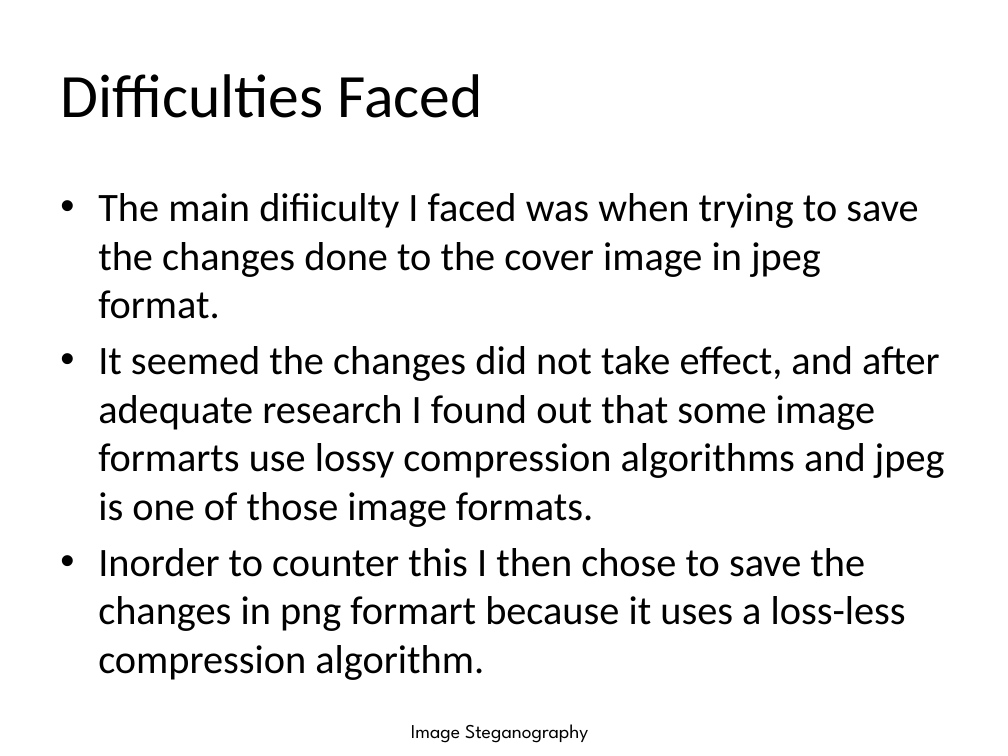
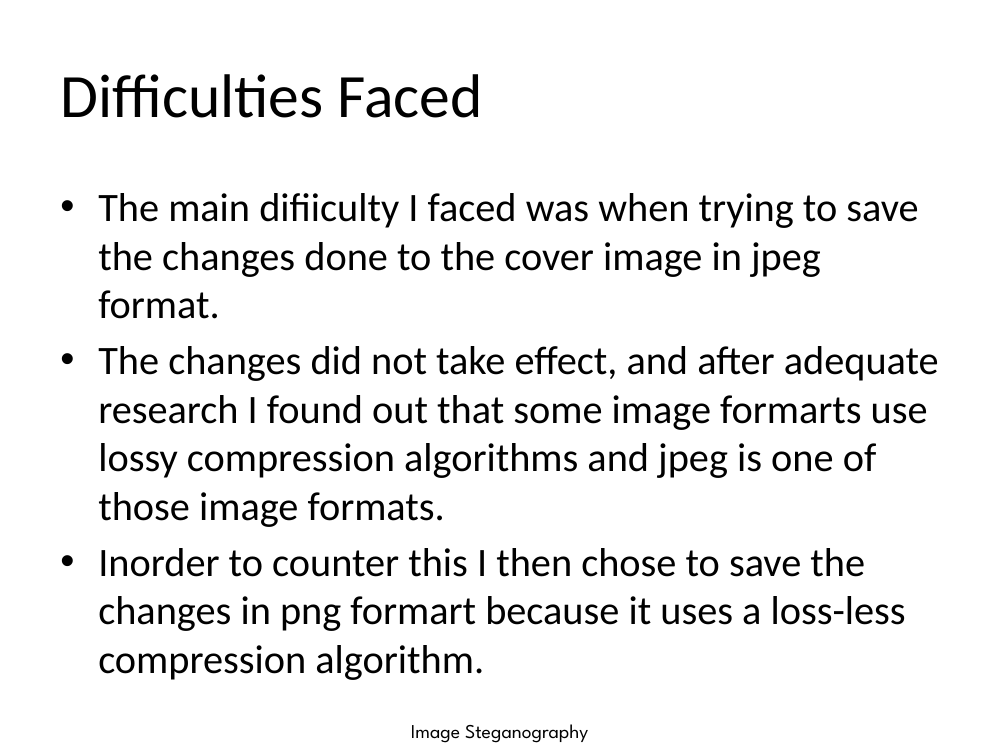
Before and after one commit to EmmanuelManeswa/Image-Steganography, a slide deck: slide 13 of docs/project 2/Project Presentation (154409 - Emmanuel Maneswa).pptx. Drawn at 1008x756 pixels with LibreOffice and Linux fonts; fonts in the diff are those of the drawing. Boxes give left, top, right and bottom in pixels: in the first picture for what was removed or moved away, otherwise in the second. Text is boxed around its words. In the diff, an @@ line names an element or a change of style, - is before the commit and + after.

```diff
--- a/docs/project 2/Project Presentation (154409 - Emmanuel Maneswa).pptx
+++ b/docs/project 2/Project Presentation (154409 - Emmanuel Maneswa).pptx
@@ text at box(98, 346, 939, 527): text changed @@
-• It seemed the changes did not take effect, and after adequate research I found out that some image formarts use lossy compression algorithms and jpeg is one of those image formats.
+• The changes did not take effect, and after adequate research I found out that some image formarts use lossy compression algorithms and jpeg is one of those image formats.
```
Also in this commit, not shown: 4 other slides changed.
